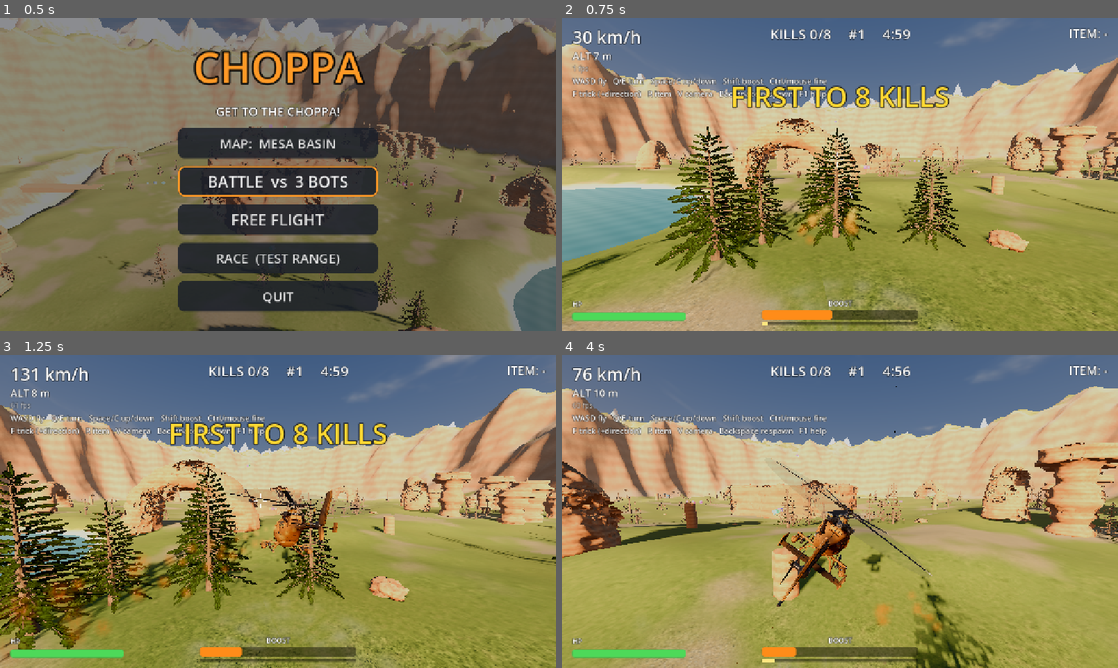
Above: before the commit, frames 1-4 (two rows, left to right).
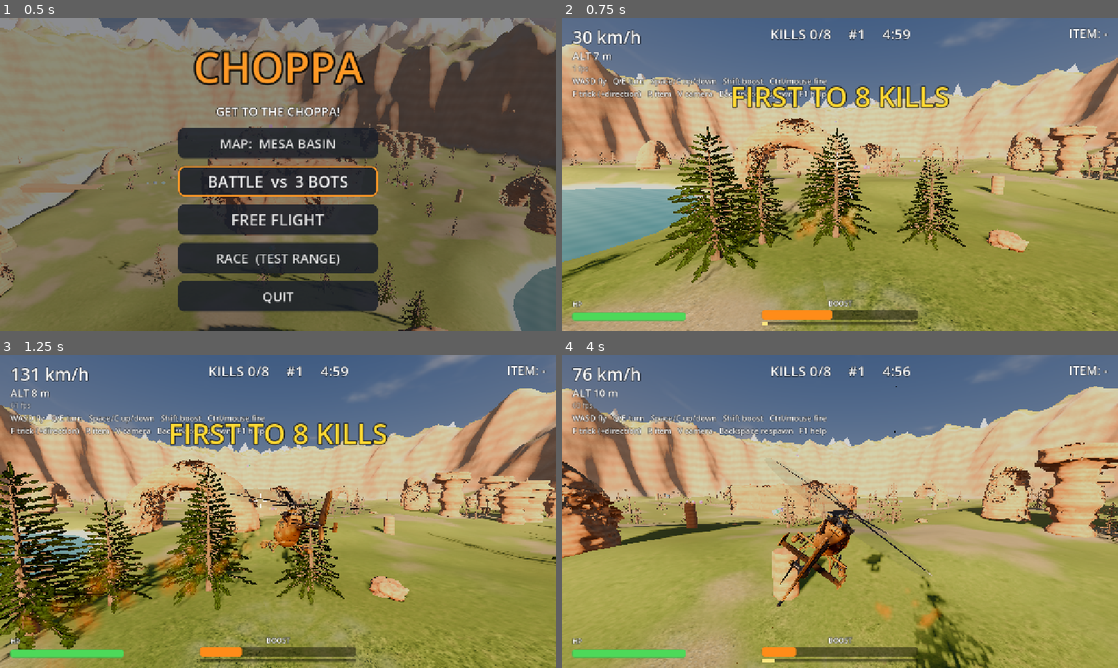
Above: after the commit, the same moments.

Repository: agnorance/choppa
Game: Godot game, scene res://scenes/main.tscn
The game is run twice, just before and just after one commit, with the same random seed, the same clock (stepped at 60 frames per second) and the same inputs.
Inputs (mouse positions are in pixels of both pictures, inside the frame that each line leads up to):
- Up to frame 1 (0.5 s): no input
- Up to frame 2 (0.75 s): tap Enter at 0.5 s; move the mouse to (962, 158) at 0.52 s; hold D (move_right) from 0.53 s (still down); hold Shift (boost) from 0.53 s (still down); click (962, 158) at 0.67 s
- Up to frame 3 (1.25 s): keep holding D (move_right); keep holding Shift (boost)
- Up to frame 4 (4 s): release D (move_right) at 1.25 s; release Shift (boost) at 1.25 s; drag from (728, 527) to (812, 574) at 1.27 s; move the mouse to (895, 442) at 2.02 s; hold D (move_right) 2.03-2.75 s; hold Ctrl (fire) 2.03-2.75 s; tap Shift (boost) at 2.3, 3.8 s; drag from (812, 574) to (673, 464) at 2.77 s; move the mouse to (1006, 558) at 3.52 s; hold A (move_left) from 3.53 s (still down); hold F (trick) from 3.53 s (still down)

Frame 1 is identical in both runs. In frame 2, 0.3% of the frame differs, in the area x 42-54%, y 60-72%; in frame 3, 2.4%, in the area x 0-53%, y 52-98%; in frame 4, 0.2%.

Commit message:
Synthesized sound effects
tools/audio/make_sounds.py builds every sound from noise and oscillators (numpy
only): rotor blade slap, a lumpy seven-cylinder radial, boost roar, machine gun
rounds, impacts on metal, dirt and water, explosions, missile launch and motor,
the missile lock warning and an item pickup chime. Loops repeat seamlessly.
The Sounds helper plays them in 3D; rotor and engine pitch follow rotor speed
and lift, explosions get louder and deeper with size. CLAUDE.md, a new sound
skill, the design doc and the Windows guide describe how to change them.

Diff:
--- a/scripts/choppa_model.gd
+++ b/scripts/choppa_model.gd
@@ -31,6 +31,10 @@
 var _dust_colors: Gradient
 var _spray_colors: Gradient
 var _cracks: Array[MeshInstance3D] = []
+var _rotor_sound: AudioStreamPlayer3D
+var _engine_sound: AudioStreamPlayer3D
+var _boost_sound: AudioStreamPlayer3D
+var _last_shot := -10.0
 var _bubble: MeshInstance3D
 var _bubble_material: StandardMaterial3D
 var _sparks: CPUParticles3D
@@ -84,6 +88,19 @@
 	for exhaust in ["exhaust_l", "exhaust_r"]:
 		_haze.append(_build_haze(_marker(model, exhaust)))
 	_build_downwash()
+
+	# Rotor slap carries furthest; the engine and boost roar are closer up.
+	_rotor_sound = Sounds.loop_on(self, "rotor_loop", -4.0, 1.4)
+	_rotor_sound.position = _rotor.position
+	_engine_sound = Sounds.loop_on(self, "engine_loop", -8.0)
+	_engine_sound.position = _rotor.position * Vector3(1.0, 0.6, 1.0)
+	_boost_sound = Sounds.loop_on(self, "boost_loop", -6.0)
+	_boost_sound.position = _engine_sound.position + Vector3(0.0, 0.0, 1.0)
+	_boost_sound.stream_paused = true
+	if own and pilot:
+		pilot.item_changed.connect(func(item: String) -> void:
+			if item != "":
+				Sounds.play_ui(self, "pickup", -6.0))
 
 	# Rotor downwash kicking up dust (or spray over water) when flying low.
 	_dust_colors = Effects.gradient([
@@ -207,6 +224,15 @@
 	_rotor.rotate_y(_rotor_speed * delta)
 	_tail_rotor.rotate_x(_rotor_speed * 1.6 * delta)
 	_blur_material.albedo_color.a = clampf((_rotor_speed - 8.0) / 80.0, 0.0, 0.1)
+	_rotor_sound.pitch_scale = clampf(_rotor_speed / 22.0, 0.5, 1.6)
+	_engine_sound.pitch_scale = clampf(0.85 + _rotor_speed / 80.0 + c.input.lift * 0.08, 0.6, 1.5)
+	_rotor_sound.stream_paused = not c.alive
+	_engine_sound.stream_paused = not c.alive
+	_boost_sound.stream_paused = not c.is_boosting() or not c.alive
+	if c.last_shot_time != _last_shot and c.last_shot_time > _last_shot:
+		_last_shot = c.last_shot_time
+		var muzzle := global_transform * (_flashes[1 if c.last_shot_side > 0.0 else 0].position)
+		Sounds.play_at(get_tree().current_scene, "gun", muzzle, -6.0, randf_range(0.92, 1.08))
 
 	_parts.visible = c.invulnerable <= 0.0 or fmod(c.invulnerable, 0.2) > 0.08
 	if cockpit_view:  # Blinks with the hull in chase view; always there from the seat.
--- a/scripts/cockpit.gd
+++ b/scripts/cockpit.gd
@@ -28,6 +28,7 @@
 var _beacon_dome: StandardMaterial3D
 var _radar: RadarScreen
 var _clock := 0.0
+var _warning: AudioStreamPlayer
 
 
 ## The bare interior (no live instruments), for other choppas seen through their canopy.
@@ -61,6 +62,12 @@
 			["shield", Color(0.2, 0.8, 1.0), "SHLD"], ["scrambled", Color(0.75, 0.3, 1.0), "SCRM"]]:
 		_lamps[lamp[0]] = _build_lamp(_mount(shell, "lamp_" + lamp[0]), lamp[1], lamp[2])
 	_build_beacon(_mount(shell, "beacon"))
+	_warning = AudioStreamPlayer.new()
+	_warning.stream = Sounds.stream("warning_loop")
+	_warning.volume_db = -12.0
+	add_child(_warning)
+	_warning.play()
+	_warning.stream_paused = true
 	reticle = _mount(shell, "sight")
 	_build_reticle(reticle)
 
@@ -111,6 +118,7 @@
 	_set_lamp("shield", choppa.shield > 0.0 or choppa.rampage > 0.0)
 	_set_lamp("scrambled", choppa.scrambled > 0.0)
 	_beacon_light.visible = hunted
+	_warning.stream_paused = not hunted
 	_beacon_dome.emission_energy_multiplier = 4.0 if hunted else 0.2
 	if hunted:
 		_beacon.rotate_object_local(Vector3.UP, delta * 9.0)
--- a/scripts/effects.gd
+++ b/scripts/effects.gd
@@ -271,6 +271,8 @@
 
 	func _start() -> void:
 		var out := normal.normalized()
+		var sound: String = ["impact_metal", "impact_dirt", "splash"][kind]
+		Sounds.play_at(get_parent(), sound, global_position, -8.0, randf_range(0.9, 1.15), 0.6)
 		match kind:
 			Kind.METAL:
 				var s := Effects.sparks(14, 0.35, Vector2(8.0, 20.0), Color(4.0, 2.2, 0.7), 0.25)
@@ -441,6 +443,9 @@
 		add_child(_light)
 
 		_scorch_ground()
+		# Bigger blasts are louder and deeper.
+		Sounds.play_at(get_parent(), "explosion", global_position, 4.0 + linear_to_db(size),
+			randf_range(0.9, 1.05) / pow(size, 0.25), 2.0)
 		get_tree().call_group("shake_cameras", "shake_from", global_position, size)
 
 	func _scorch_ground() -> void:
--- /dev/null
+++ b/scripts/sounds.gd
@@ -0,0 +1,65 @@
+class_name Sounds
+extends RefCounted
+## Sound effects (assets/sounds, synthesized by tools/audio/make_sounds.py) and helpers
+## to play them. One-shots free themselves when done; loops are owned by the caller.
+
+## The ResourceLoader caches it, so no cache of our own (a static one would keep the
+## streams alive past exit).
+static func stream(sound_name: String) -> AudioStream:
+	return load("res://assets/sounds/%s.wav" % sound_name)
+
+
+## A one-shot at a point in the world. `parent` should be a long-lived node (the map or
+## the game root), so the sound outlives whatever made it.
+static func play_at(parent: Node, sound_name: String, at: Vector3, volume_db := 0.0, pitch := 1.0,
+		reach := 1.0) -> void:
+	if parent == null or not parent.is_inside_tree():
+		return
+	var player := AudioStreamPlayer3D.new()
+	player.stream = stream(sound_name)
+	player.volume_db = volume_db
+	player.pitch_scale = pitch
+	player.unit_size = 12.0 * reach
+	player.max_distance = 450.0 * reach
+	player.attenuation_filter_cutoff_hz = 9000.0  # Far sounds go dull, near ones stay crisp.
+	parent.add_child(player)
+	player.global_position = at
+	player.finished.connect(player.queue_free)
+	player.play()
+
+
+## A one-shot riding along with `parent` (e.g. a missile's launch).
+static func play_on(parent: Node3D, sound_name: String, volume_db := 0.0, pitch := 1.0) -> void:
+	var player := AudioStreamPlayer3D.new()
+	player.stream = stream(sound_name)
+	player.volume_db = volume_db
+	player.pitch_scale = pitch
+	player.unit_size = 12.0
+	player.max_distance = 450.0
+	parent.add_child(player)
+	player.finished.connect(player.queue_free)
+	player.play()
+
+
+## A non-positional one-shot for the local player (pickups, UI).
+static func play_ui(parent: Node, sound_name: String, volume_db := 0.0) -> void:
+	var player := AudioStreamPlayer.new()
+	player.stream = stream(sound_name)
+	player.volume_db = volume_db
+	parent.add_child(player)
+	player.finished.connect(player.queue_free)
+	player.play()
+
+
+## A looping sound attached to `parent`, started with a random offset so many copies
+## don't phase. The caller adjusts pitch and volume and frees it with the parent.
+static func loop_on(parent: Node3D, sound_name: String, volume_db := 0.0, reach := 1.0) -> AudioStreamPlayer3D:
+	var player := AudioStreamPlayer3D.new()
+	player.stream = stream(sound_name)
+	player.volume_db = volume_db
+	player.unit_size = 12.0 * reach
+	player.max_distance = 450.0 * reach
+	player.attenuation_filter_cutoff_hz = 9000.0
+	parent.add_child(player)
+	player.play(randf() * (stream(sound_name) as AudioStreamWAV).get_length())
+	return player
--- a/scripts/weapons.gd
+++ b/scripts/weapons.gd
@@ -57,6 +57,8 @@
 		_trail.scale_amount_max = 1.6
 		add_child(_trail)
 		_trail.emitting = true
+		Sounds.play_on(self, "missile_launch", -2.0)
+		Sounds.loop_on(self, "missile_loop", -6.0, 0.8)
 		_face()
 
 	## True while it still homes in on `who`.
Not shown, changed: .claude/settings.json
Not shown, added: assets/sounds/boost_loop.wav.import
Not shown, added: assets/sounds/engine_loop.wav.import
Not shown, added: assets/sounds/explosion.wav.import
Not shown, added: assets/sounds/gun.wav.import
Not shown, added: assets/sounds/impact_dirt.wav.import
Not shown, added: assets/sounds/impact_metal.wav.import
Not shown, added: assets/sounds/missile_launch.wav.import
Not shown, added: assets/sounds/missile_loop.wav.import
Not shown, added: assets/sounds/pickup.wav.import
Not shown, added: assets/sounds/rotor_loop.wav.import
Not shown, added: assets/sounds/splash.wav.import
(and 19 more such lines)
